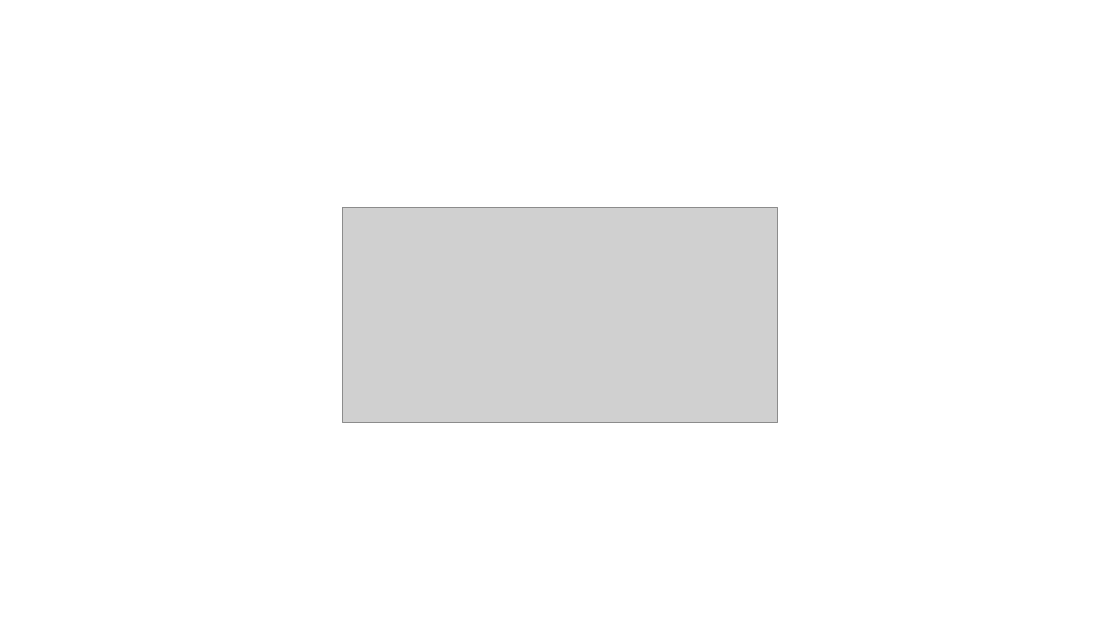
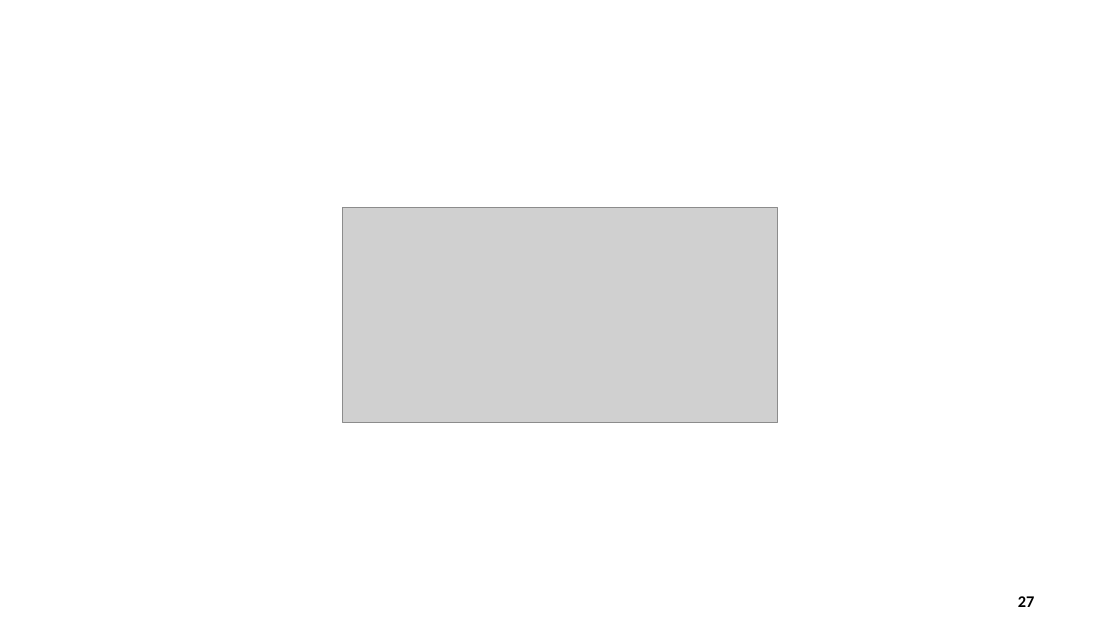
Before and after one commit to muhammadahsanmirza/fyp-constituency-connect, a slide deck: slide 27 of 4 - Idea Evaluation/Idea Evaluation Slides - Working Draft.pptx (slide 32 before the commit). Drawn at 1120x630 pixels with LibreOffice and Linux fonts; fonts in the diff are those of the drawing; grey boxes stand for pictures. Boxes give left, top, right and bottom in pixels: in the first picture for what was removed or moved away, otherwise in the second. Text is boxed around its words. In the diff, an @@ line names an element or a change of style, - is before the commit and + after.

```diff
--- a/4 - Idea Evaluation/Idea Evaluation Slides - Working Draft.pptx
+++ b/4 - Idea Evaluation/Idea Evaluation Slides - Working Draft.pptx
@@ page number added at [1018, 596, 1035, 607], 14 pt, text #000000, bold @@
+27
```
Also in this commit, not shown: 22 other slides changed, 4 slides added, 9 slides removed, 13 other files.
